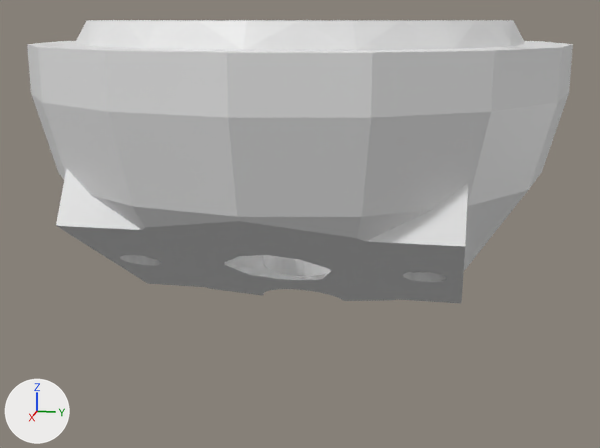
A saved change to the Blender file trackball_test/trackball_v3.blend.
The view is the same before and after, from a 50 mm camera at (73.5, 14.7, 31.9) aimed at (0.6, 0.1, 13.7). Arrows for +X, +Y and +Z are at lower left; the lights stay in place.

Objects in the first picture: 'Sphere', 'gen_4'.
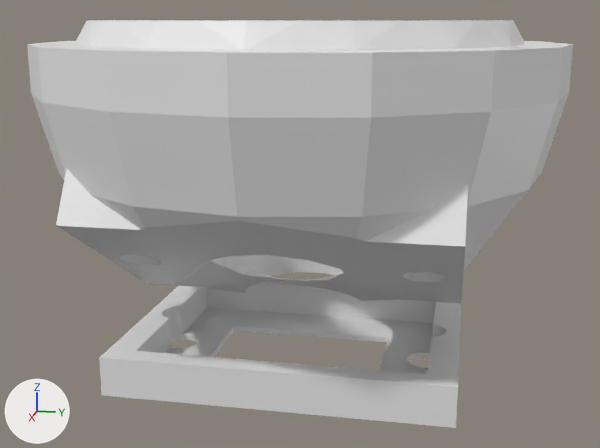
ob_negative is not drawn itself; it is used by a modifier of ob_stand_off_2mm, ob_stand_off_1mm.

Boxes [x1, y1, x2, y2] around the edits, measured in the pictures (600 x 448 px; the box of a moved part takes in the faces that stretch with it):
'gen_4', reshaped, mesh rescaled: [29, 69, 571, 303] in both
'stand_off_1mm', added: after [99, 283, 461, 428]
part 1 of me_sphere_011, moved or reshaped: [42, 103, 557, 303] in both
part 2 of me_cylinder_002, moved or reshaped: before [262, 255, 331, 295]; after [244, 255, 343, 293]

Diff of the bpy script that builds the scene:
```diff
--- a/trackball_test/trackball_v3.blend.py
+++ b/trackball_test/trackball_v3.blend.py
@@ me_sphere_011 @@
 # used by ob_gen_4; location = (0.0, 0.0, 27.93)
-me_sphere_011.from_pydata(...)  # 517 vertices, 406 faces; spans x -23.0..23.0, y -23.0..23.0, z -22.6..0.0
+me_sphere_011.from_pydata(...)  # 498 vertices, 400 faces; spans x -23.0..23.0, y -23.0..23.0, z -22.6..0.0
+# me_sphere_011 part 1
+# 22 vertices are removed from x 0.1..15.0, y -15.0..15.0, z -21.2..-8.8
+# 41 faces are deleted
+# 4 vertices in x 5.7..12.3, y 1.1..3.3, z -18.0..-14.2 move by (0.0, 0.6, 0.0)
+# 3 vertices move from x 6.1..12.3, y -2.5..4.5, z -17.8..-14.2 to x 6.1..12.3, y -3.1..5.5, z -17.8..-14.2
+# 3 vertices are added at (10.2, 5.2, -15.4), (10.2, -5.8, -15.4), (6.5, -3.9, -17.6)
+# 35 new faces join them
@@ me_cylinder_002 @@
 me_cylinder_002.from_pydata(...)  # 64 vertices, 34 faces; spans x -4.0..4.0, y -4.0..4.0, z -25.0..25.0
 # used by ob_cylinder; location = (-2.0, 0.0, 27.93)
+# me_cylinder_002 part 2: the whole mesh is scaled about its middle by (1.43, 1.43, 1)
@@ me_cube_004 @@
+me_cube_004.from_pydata(...)  # 92 vertices, 90 faces; spans x -12.0..12.0, y -15.0..15.0, z 0.5..4.0
@@ ob_negative @@
 ob_negative = bpy.data.objects.new('negative', me_cube)
-ob_negative.location = (0.0, 0.0, 4.0)
+ob_negative.location = (0.0, 0.0, -1.5)
 ob_negative.hide_set(True)
@@ ob_stand_off_1mm @@
+ob_stand_off_1mm = bpy.data.objects.new('stand_off_1mm', me_cube_004)
+ob_stand_off_1mm.location = (0.0, 0.0, 0.0)
+_m = ob_stand_off_1mm.modifiers.new('Boolean', 'BOOLEAN')
+_m.object = ob_negative
```
